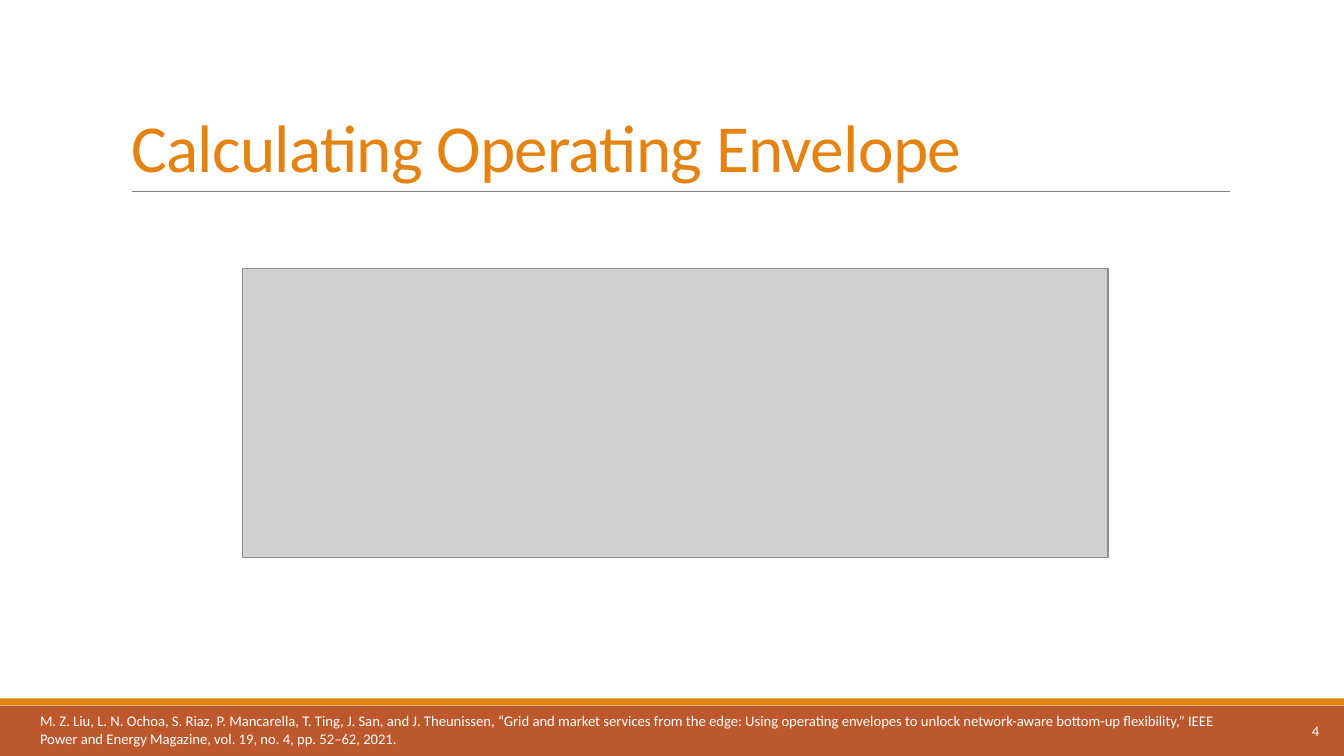
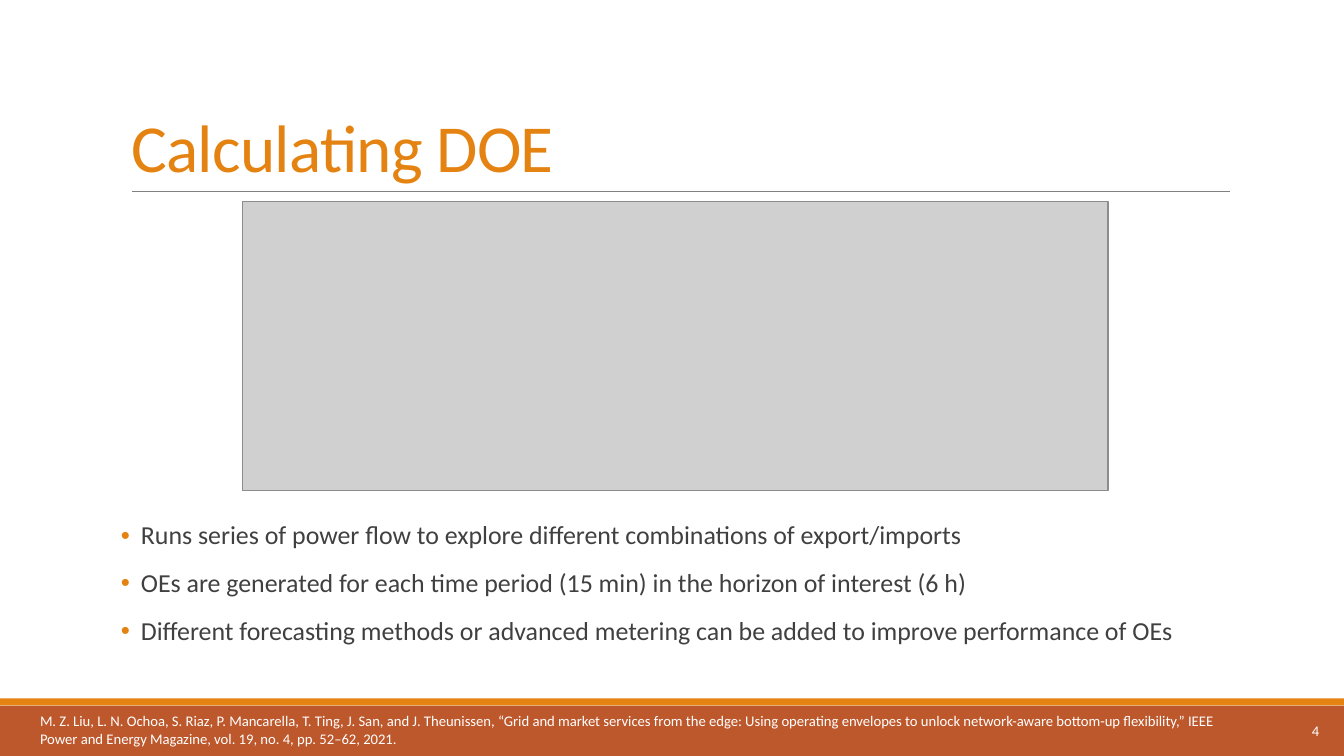
Before and after one commit to athuljosep/Power_System_Analysis, a slide deck: slide 4 of Seminar/Dynamic Operating Envelope.pptx. Drawn at 1344x756 pixels with LibreOffice and Linux fonts; fonts in the diff are those of the drawing; grey boxes stand for pictures. Boxes give left, top, right and bottom in pixels: in the first picture for what was removed or moved away, otherwise in the second. Text is boxed around its words. In the diff, an @@ line names an element or a change of style, - is before the commit and + after.

```diff
--- a/Seminar/Dynamic Operating Envelope.pptx
+++ b/Seminar/Dynamic Operating Envelope.pptx
@@ title at (131,125,554,184): text changed @@
-Calculating Operating Envelope
+Calculating DOE
@@ picture: place and size @@
-picture at (243,268,1108,557)
+picture at (243,202,1108,490)
@@ text added at (141,526,1172,645), 18.5 pt, text #404040 @@
+• Runs series of power flow to explore different combinations of export/imports
+• OEs are generated for each time period (15 min) in the horizon of interest (6 h)
+• Different forecasting methods or advanced metering can be added to improve performance of OEs
```
Also in this commit, not shown: 7 other slides changed, 1 slide added.
